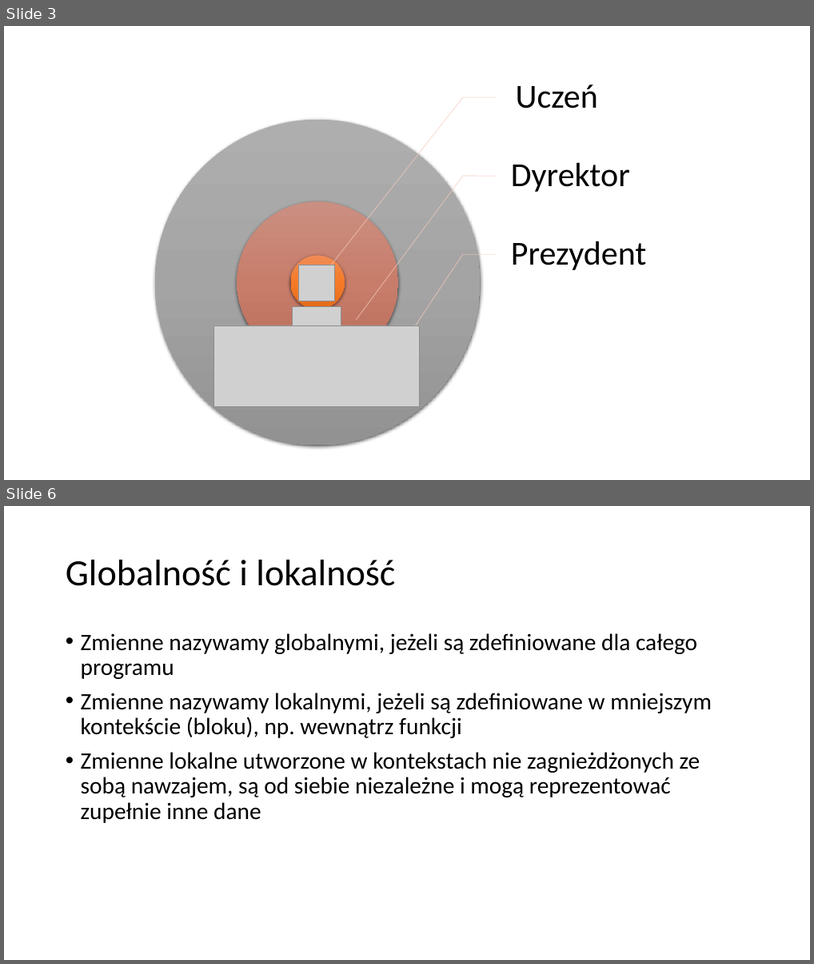
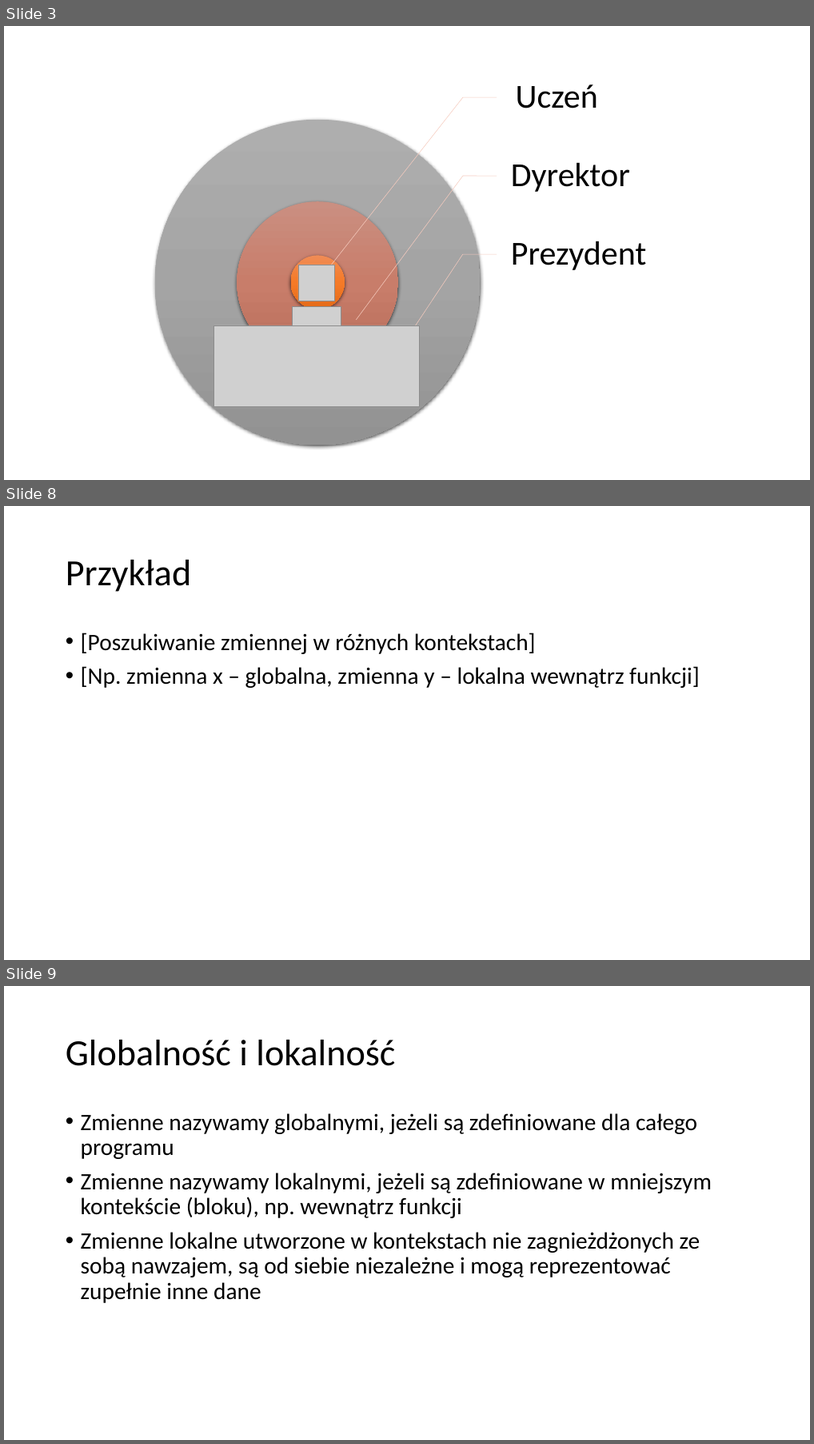
Before and after one commit to blackbat13/CS-HTiEW, a slide deck: Wprowadzenie do funkcji/III. Wprowadzenie do funkcji - globalność i lokalność zmiennych/Globalność i lokalność.pptx. Shown one above the other, each under a label of ours: slides 3 and 6 before the commit, slides 3, 8 and 9 after it; the slides between them are not shown. The pictures are 814x964 and 814x1444 pixels, drawn with LibreOffice and Linux fonts; fonts in the diff are those of the drawing; grey boxes stand for pictures. Boxes give left, top, right and bottom in pixels: in the first picture for what was removed or moved away, otherwise in the second. Text is boxed around its words. In the diff, an @@ line names an element or a change of style, - is before the commit and + after.

```diff
--- a/Wprowadzenie do funkcji/III. Wprowadzenie do funkcji - globalność i lokalność zmiennych/Globalność i lokalność.pptx
+++ b/Wprowadzenie do funkcji/III. Wprowadzenie do funkcji - globalność i lokalność zmiennych/Globalność i lokalność.pptx
@@ slide 8 added at (4, 506, 810, 960), background #FFFFFF @@
@@ title added at (66, 560, 191, 592), 44 pt, text #000000 @@
+Przykład
@@ text added at (81, 632, 700, 688), 28 pt, text #000000 @@
+• [Poszukiwanie zmiennej w różnych kontekstach]
+• [Np. zmienna x – globalna, zmienna y – lokalna wewnątrz funkcji]
@@ what was slide 6 is now slide 9 @@
```
Also in this commit, not shown: 2 slides changed, 2 other slides added.
